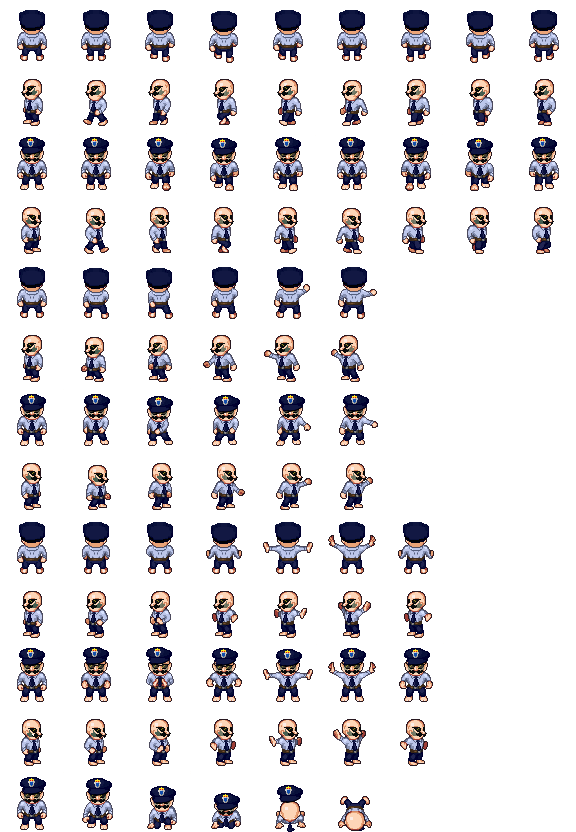
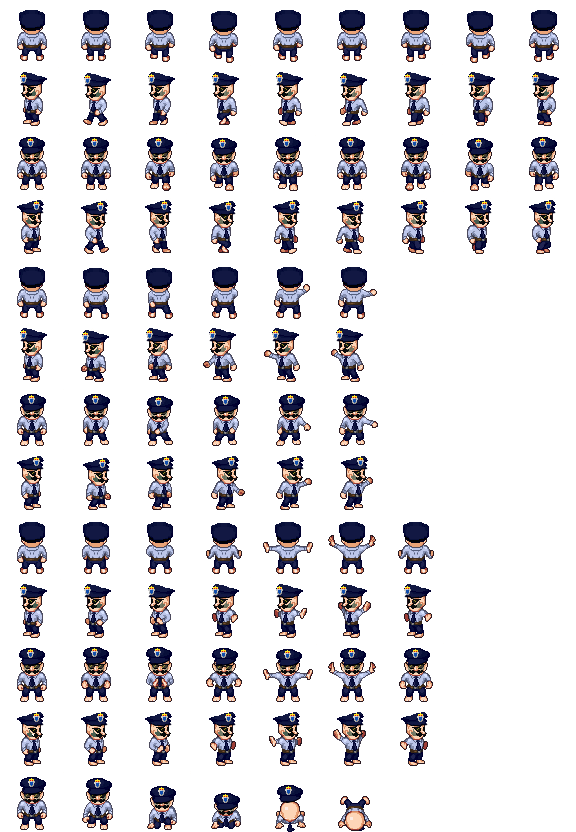
Two versions of the same layered image (w=576, h=832). Layer-by-layer changes:
showed "MergedCapSide" over [17, 64, 559, 727]
painted on "Layer Group Facial" over [21, 84, 551, 98]
